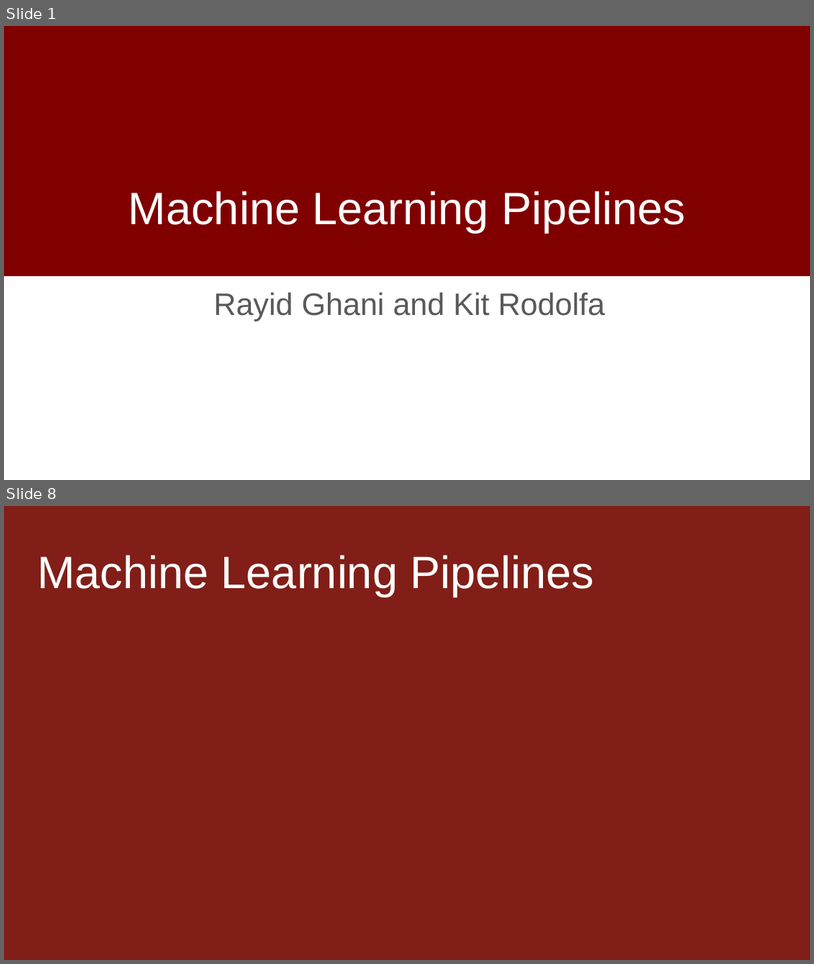
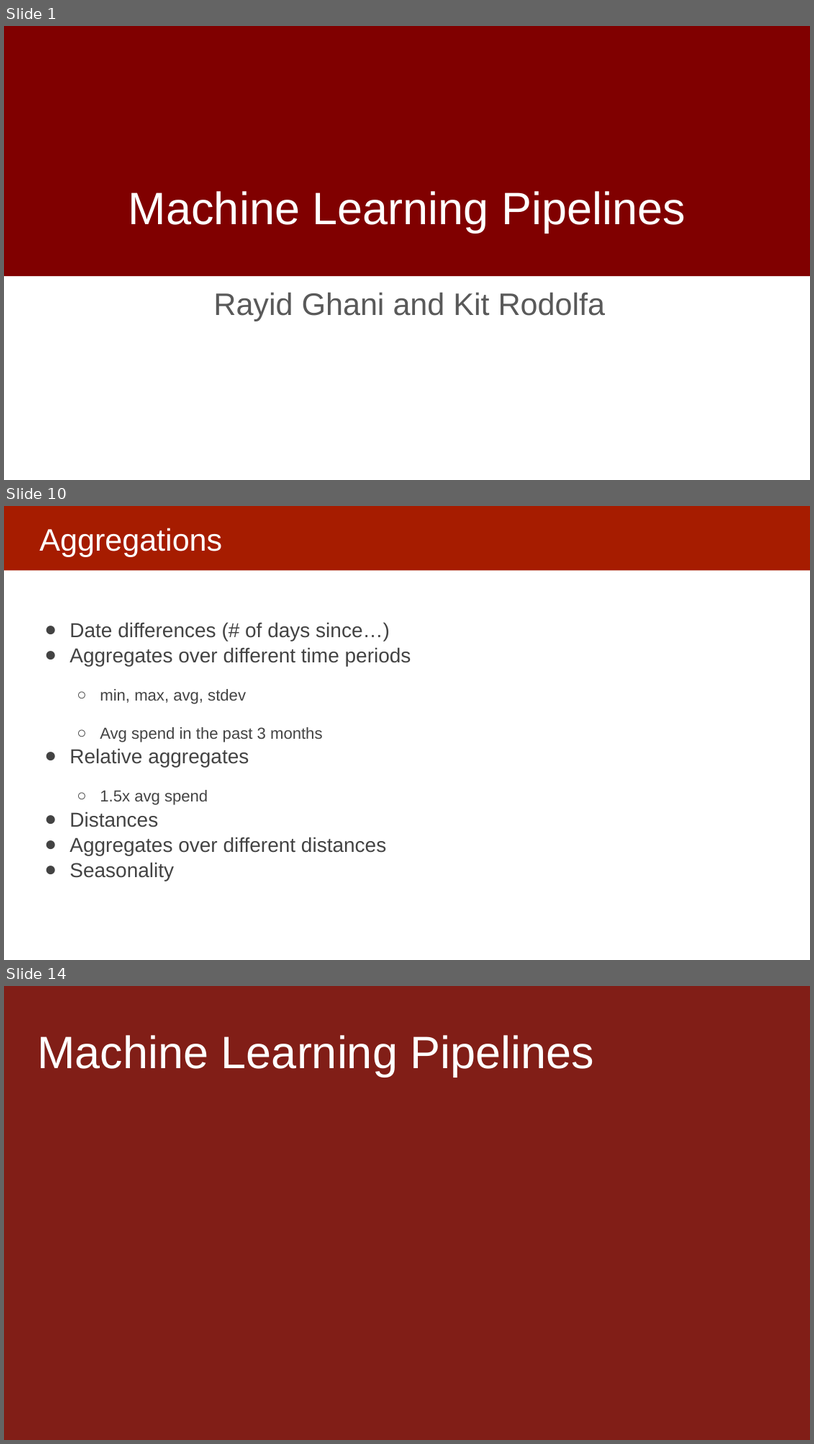
Before and after one commit to dssg/MLinPractice, a slide deck: Lectures/Lecture8-Machine-Learning-Pipelines.pptx. Shown one above the other, each under a label of ours: slides 1 and 8 before the commit, slides 1, 10 and 14 after it; the slides between them are not shown. The pictures are 814x964 and 814x1444 pixels, drawn with LibreOffice and Linux fonts; fonts in the diff are those of the drawing; background and template pictures are left out. Boxes give left, top, right and bottom in pixels: in the first picture for what was removed or moved away, otherwise in the second. Text is boxed around its words. In the diff, an @@ line names an element or a change of style, - is before the commit and + after.

```diff
--- a/Lectures/Lecture8-Machine-Learning-Pipelines.pptx
+++ b/Lectures/Lecture8-Machine-Learning-Pipelines.pptx
@@ slide 10 added at [4, 506, 810, 960], background #FFFFFF @@
@@ rectangle added at [4, 506, 810, 570], fill #A61C00 @@
@@ title added at [39, 528, 222, 556], 37 pt, text #FFFFFF @@
+Aggregations
@@ text added at [70, 622, 412, 880], 24 pt, text #434343 @@
+● Date differences (# of days since…)
+● Aggregates over different time periods
+  ○ min, max, avg, stdev
+  ○ Avg spend in the past 3 months
+● Relative aggregates
+  ○ 1.5x avg spend
+● Distances
+● Aggregates over different distances
+● Seasonality
@@ what was slide 8 is now slide 14 @@
```
Also in this commit, not shown: 10 slides changed, 11 other slides added, 6 slides removed.
